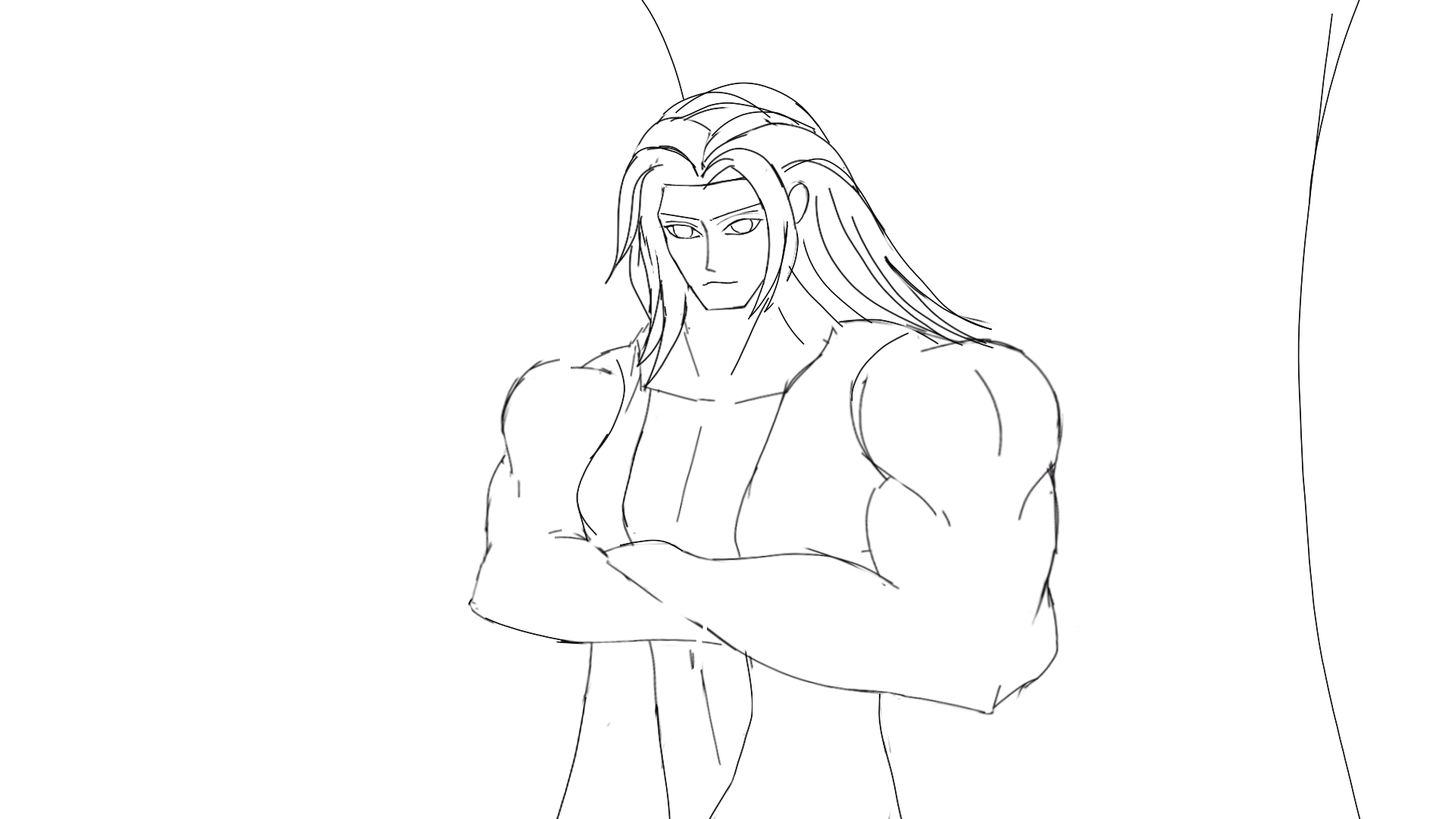
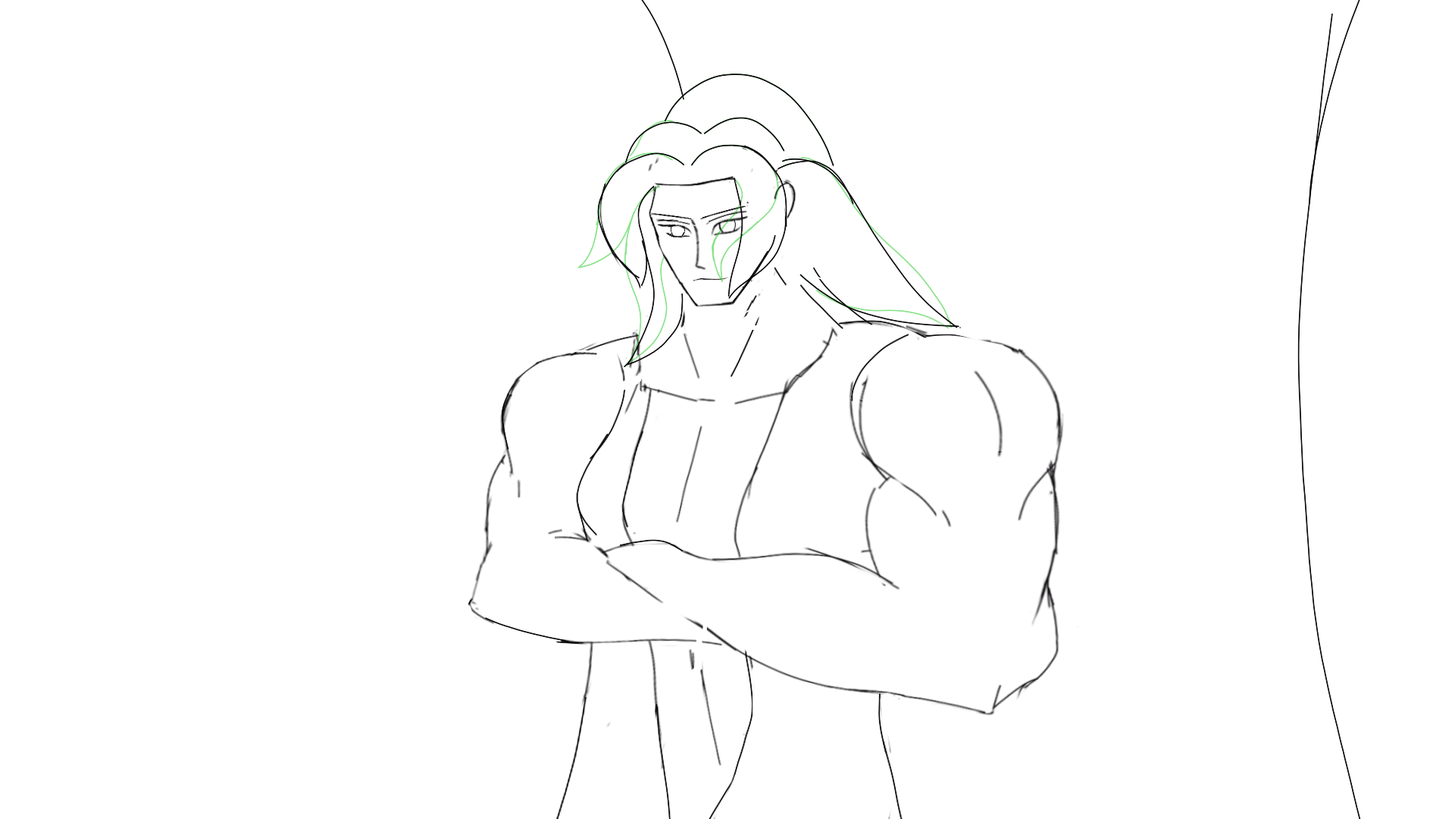
Layered file, before and after one edit (1455 × 819). Changes by layer:
hid "Paint Layer 3", opacity 100% → 36%, painted on it over [501, 73, 1019, 437]
added layer "Paint Layer 6" (1st of 2, in "Group 5") in group "Group 5" over [533, 145, 728, 392]
added layer "Paint Layer 6" (2nd of 2, in "Group 5") in group "Group 5" over [582, 73, 971, 340]
painted on "Paint Layer 2" over [501, 73, 1019, 453]
